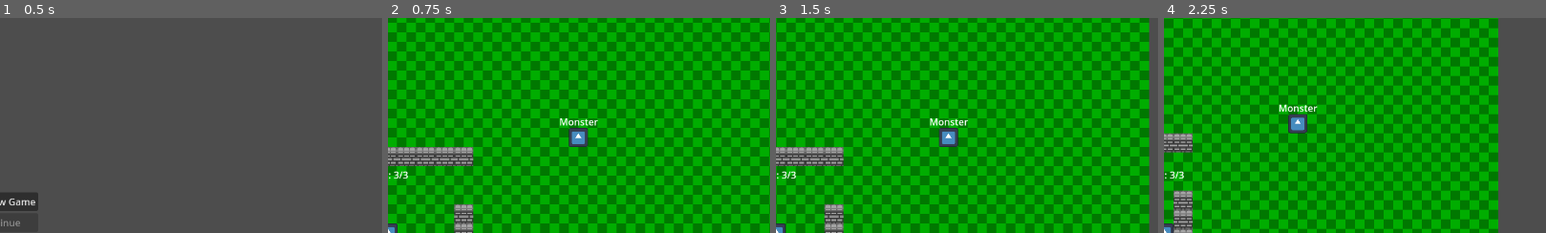
Above: before the commit, frames 1-4 (left to right).
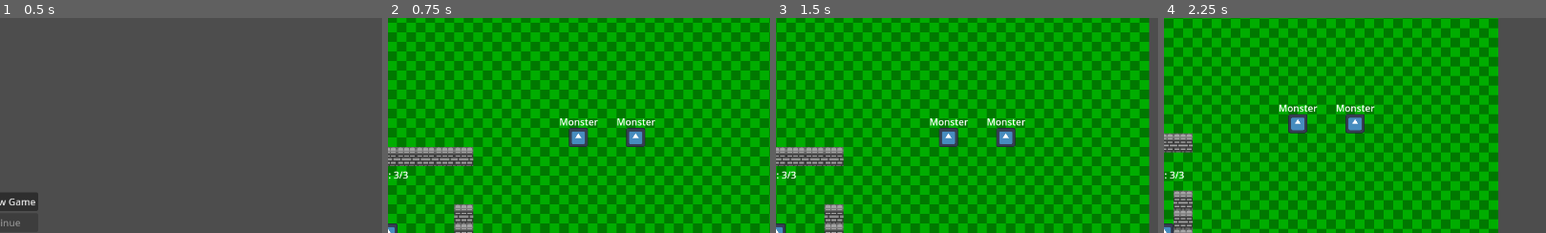
Above: after the commit, the same moments.

Repository: BurntToaster-Pirate15/Project-Prometheus
Game: Godot game, scene res://scenes/main_menu.tscn
Same seed, same stepped clock (60 frames per second), same inputs: the game is played once before the commit and once after it. The engine's default icon, where the game draws it, is replaced by a stand-in: a white triangle on a blue panel in a dark square.
Inputs (mouse positions are % of the whole screen's width and height, from its top left):
- Up to frame 1 (0.5 s): no input
- Up to frame 2 (0.75 s): click "Play New Game" at 0.5 s
- Up to frame 3 (1.5 s): tap Enter at 1.25 s; move the mouse to (72, 45) at 1.27 s; hold D (right) from 1.28 s (still down); hold Shift (Dash) from 1.28 s (still down); click (72, 45) at 1.42 s
- Up to frame 4 (2.25 s): move the mouse to (30, 55) at 2.02 s; release D (right) at 2.03 s; release Shift (Dash) at 2.03 s; hold S (down) from 2.03 s (still down); tap Shift (Dash) at 2.1 s
The pictures show only the part of the screen within x 50-100%, y 0-50%; the shares and areas given below are measured in that part.

Frame 1 is identical in both runs. In frame 2, 0.7% of the frame differs, in the area x 60-70%, y 46-60%; in frame 3, 0.7%; in frame 4, 0.7%.

Commit message:
feat: add another monster

Diff:
--- a/scenes/levels/Level_00_Template.tscn
+++ b/scenes/levels/Level_00_Template.tscn
@@ -422,6 +422,10 @@
 position = Vector2(352, -144)
 spawn_point = Vector2(350, -141)
 
+[node name="MonsterTemplate2" parent="CombatManager/Area2D/EnemyManager" instance=ExtResource("5_gw6tc")]
+position = Vector2(528, -180)
+spawn_point = Vector2(432, -141)
+
 [node name="CollisionShape2D" type="CollisionShape2D" parent="CombatManager/Area2D"]
 position = Vector2(-36, -235)
 shape = SubResource("SegmentShape2D_05j8k")
